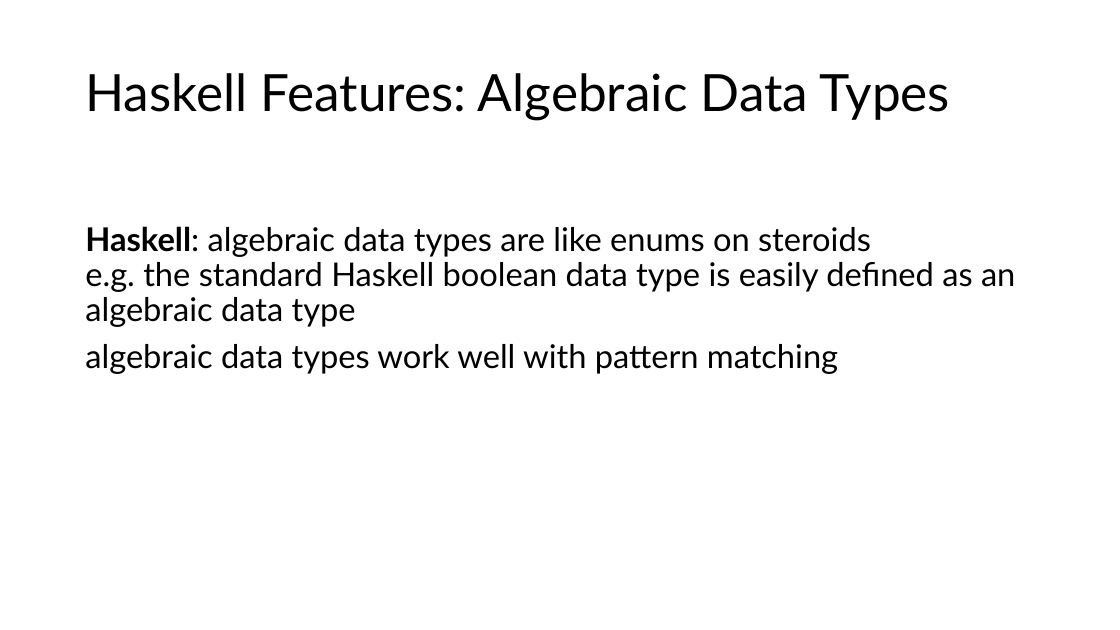
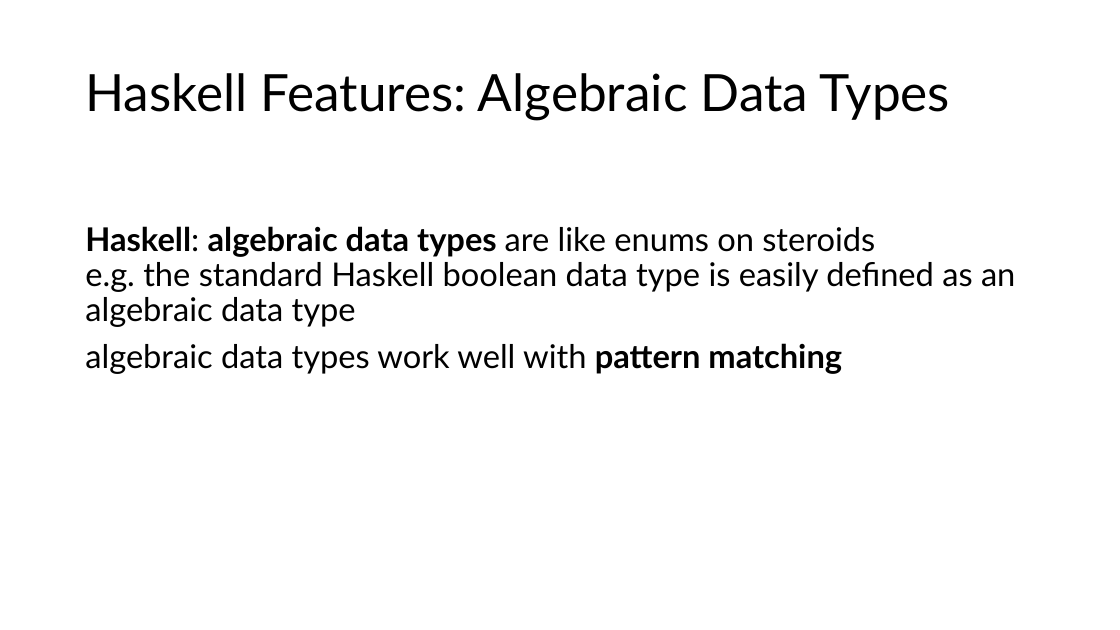
Before and after one commit to tjd1234/cmpt383fall2026, a slide deck: slide 14 of haskell/haskell_intro.pptx (slide 11 before the commit). Drawn at 1120x630 pixels with LibreOffice and Linux fonts; fonts in the diff are those of the drawing. Boxes give left, top, right and bottom in pixels: in the first picture for what was removed or moved away, otherwise in the second. Text is boxed around its words. In the diff, an @@ line names an element or a change of style, - is before the commit and + after.

```diff
--- a/haskell/haskell_intro.pptx
+++ b/haskell/haskell_intro.pptx
@@ text "Haskell: algebraic data types are ..." at box(85, 226, 1015, 374): bold on in "algebraic data types", "pattern matching" @@
```
Also in this commit, not shown: 5 other slides changed, 3 slides added.
